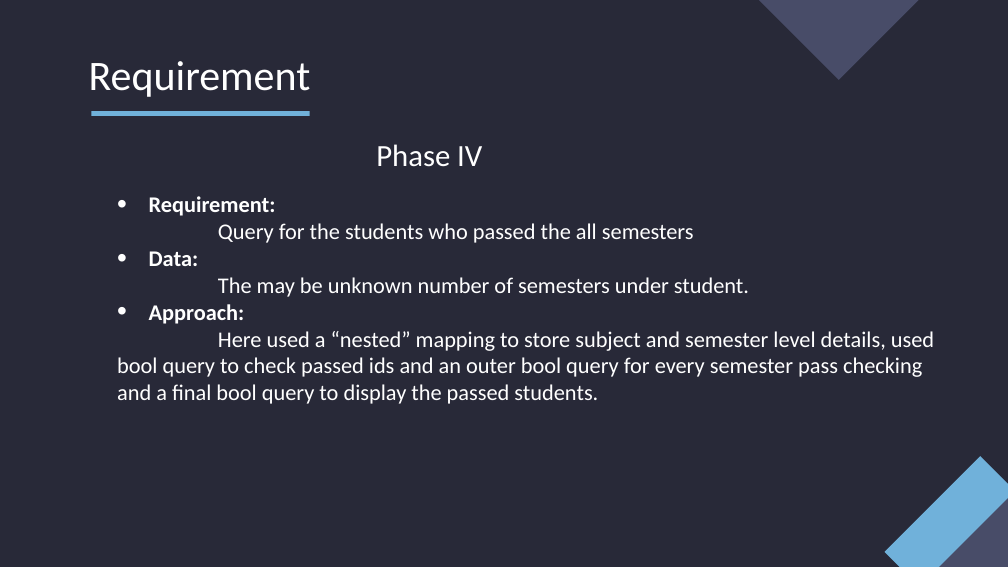
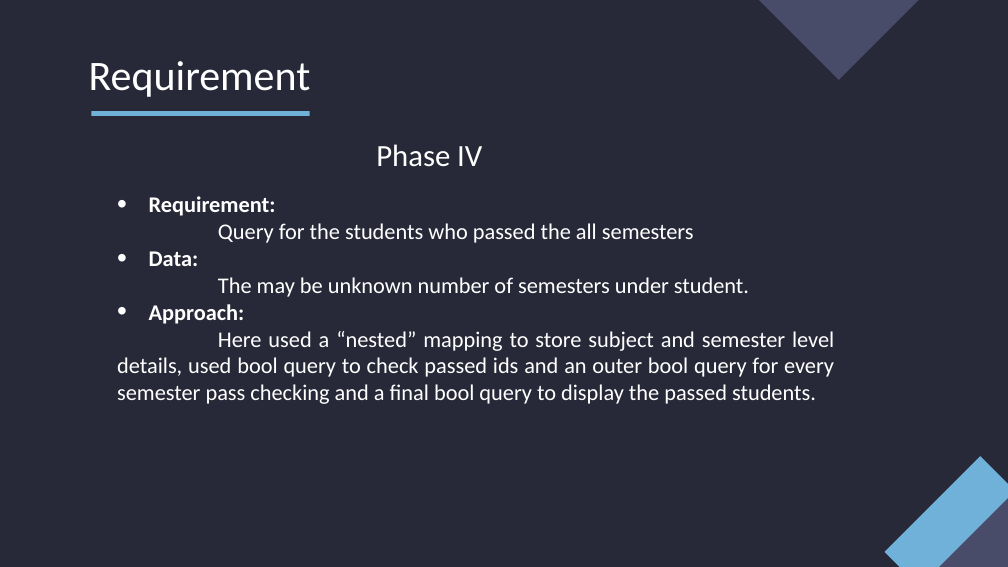
Before and after one commit to mehar-srinivas-chowdari/git-learning, a slide deck: slide 8 of Internship.pptx. Drawn at 1008x567 pixels with LibreOffice and Linux fonts; fonts in the diff are those of the drawing. Boxes give left, top, right and bottom in pixels: in the first picture for what was removed or moved away, otherwise in the second. Text is boxed around its words. In the diff, an @@ line names an element or a change of style, - is before the commit and + after.

```diff
--- a/Internship.pptx
+++ b/Internship.pptx
@@ text "Requirement:" at bbox=[117, 196, 834, 404]: alignment left to justified @@
```
Also in this commit, not shown: 6 other slides changed.
